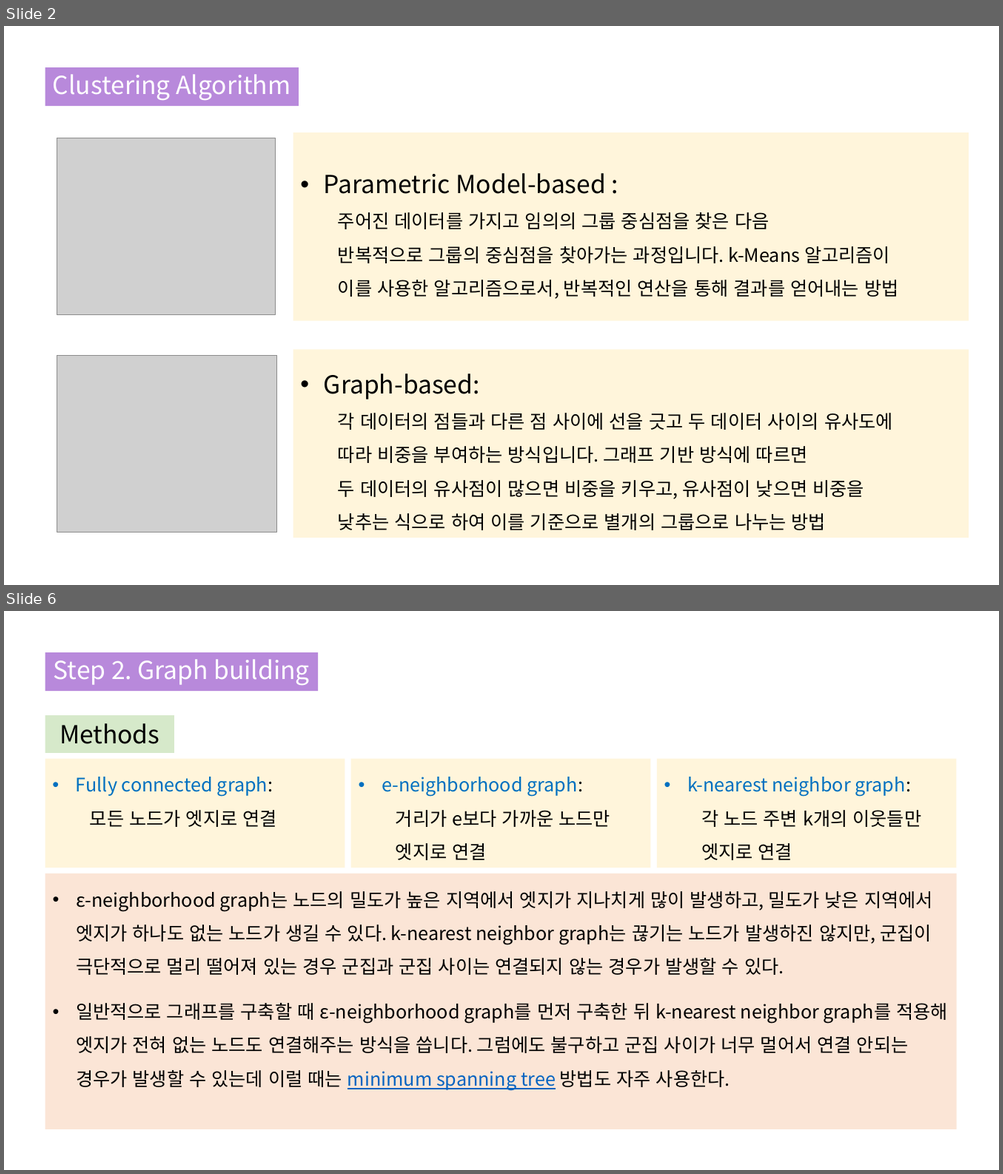
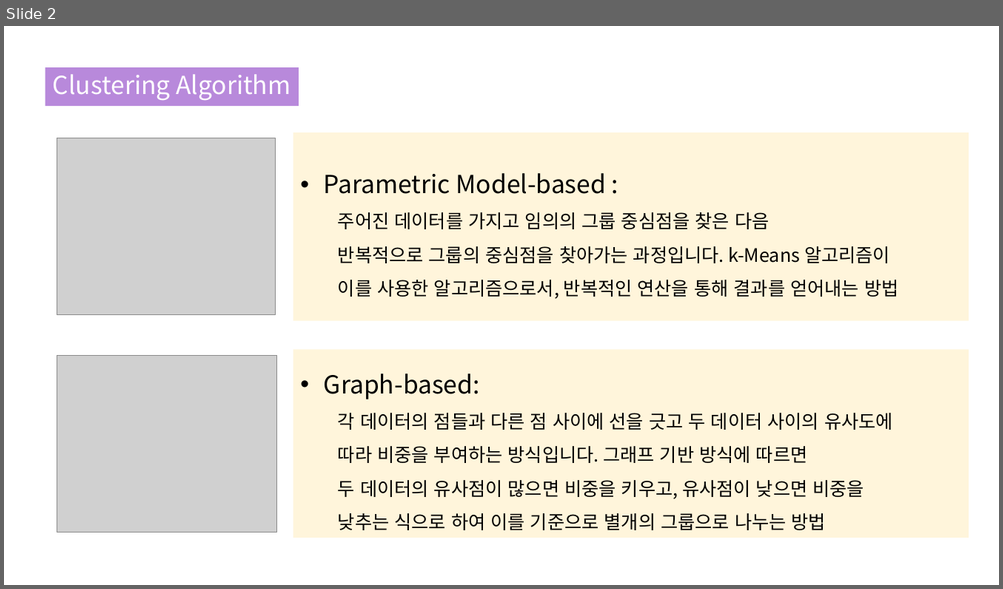
Before and after one commit to Blockhead4/Python-Project, a slide deck: Purrsong/Spectral Clustering_190822.pptx. Shown one above the other, each under a label of ours: slides 2 and 6 before the commit, slide 2 after it; the slides between them are not shown. The pictures are 1003x1174 and 1003x589 pixels, drawn with LibreOffice and Linux fonts; fonts in the diff are those of the drawing; grey boxes stand for pictures. Boxes give left, top, right and bottom in pixels: in the first picture for what was removed or moved away, otherwise in the second. Text is boxed around its words. In the diff, an @@ line names an element or a change of style, - is before the commit and + after.

```diff
--- a/Purrsong/Spectral Clustering_190822.pptx
+++ b/Purrsong/Spectral Clustering_190822.pptx
@@ slide 6 removed at [4,611,999,1170], background #FFFFFF @@
@@ title removed at [45,652,318,692] @@
-Step 2. Graph building
@@ group removed at [45,715,957,1130]: 5 rectangles @@
-• ε-neighborhood graph는 노드의 밀도가 높은 지역에서 엣지가 지나치게 많이 발생하고, 밀도가 낮은 지역에서 엣지가 하나도 없는 노드가 생길 수 있다. k-nearest neighbor graph는 끊기는 노드가 발생하진 않지만, 군집이 극단적으로 멀리 떨어져 있는 경우 군집과 군집 사이는 연결되지 않는 경우가 발생할 수 있다.
-• 일반적으로 그래프를 구축할 때 ε-neighborhood graph를 먼저 구축한 뒤 k-nearest neighbor graph를 적용해 엣지가 전혀 없는 노드도 연결해주는 방식을 씁니다. 그럼에도 불구하고 군집 사이가 너무 멀어서 연결 안되는 경우가 발생할 수 있는데 이럴 때는 minimum spanning tree 방법도 자주 사용한다.
-Methods
-• Fully connected graph:
-  모든 노드가 엣지로 연결
-• e-neighborhood graph:
-  거리가 e보다 가까운 노드만 엣지로 연결
-• k-nearest neighbor graph:
-  각 노드 주변 k개의 이웃들만 엣지로 연결
```
Also in this commit, not shown: 4 slides changed, 13 slides added.
